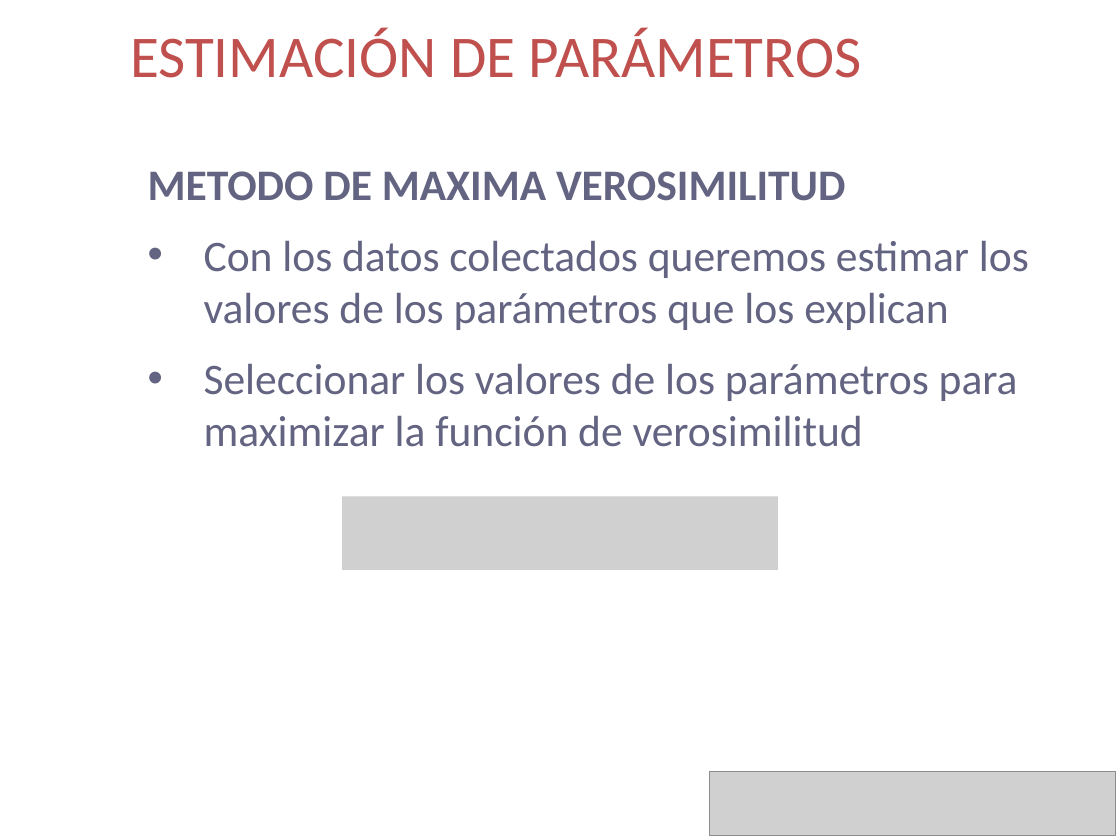
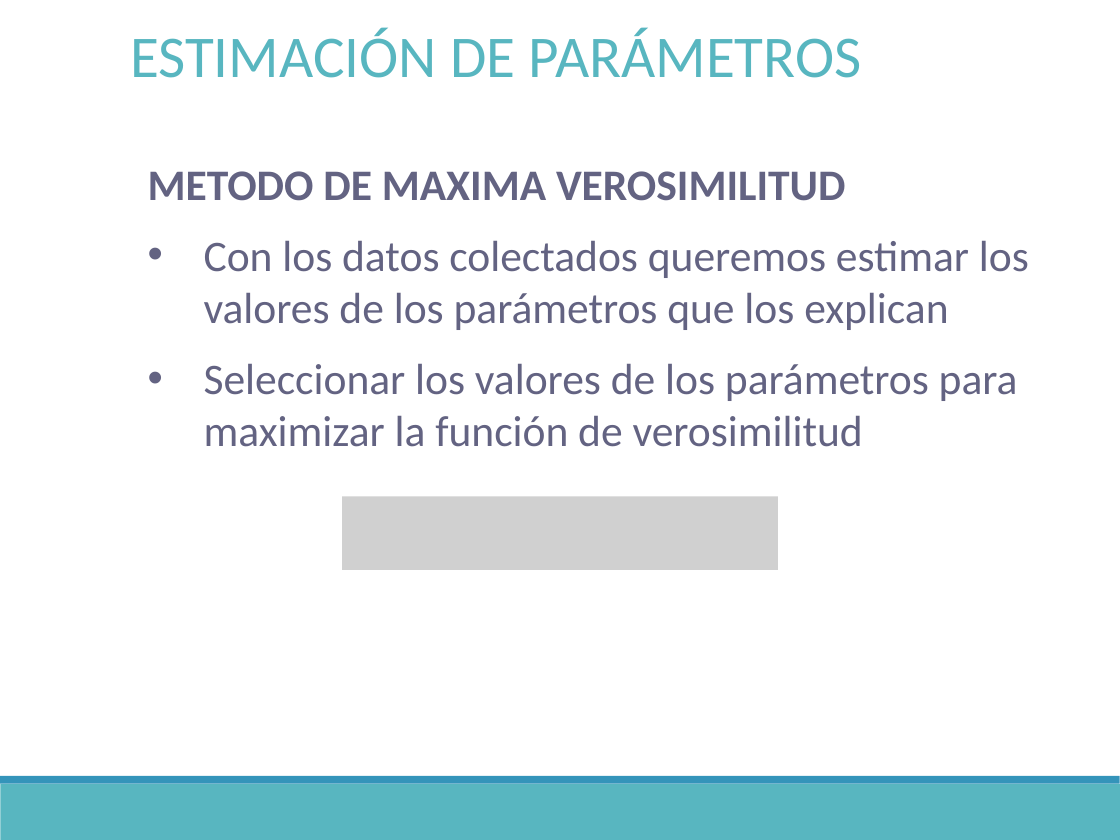
Before and after one commit to DrIgoA/Curso-Ocupacion23, a slide deck: slide 24 of Modulo 2_Occupacion2023.pptx. Drawn at 1120x840 pixels with LibreOffice and Linux fonts; fonts in the diff are those of the drawing; grey boxes stand for pictures; background and template pictures are left out. Boxes give left, top, right and bottom in pixels: in the first picture for what was removed or moved away, otherwise in the second. Text is boxed around its words. In the diff, an @@ line names an element or a change of style, - is before the commit and + after.

```diff
--- a/Modulo 2_Occupacion2023.pptx
+++ b/Modulo 2_Occupacion2023.pptx
@@ text "ESTIMACIÓN DE PARÁMETROS" at (130, 29, 862, 78): text colour #C0504D to #58B6C0 @@
@@ rectangle added at (0, 776, 1120, 784), fill #3494BA @@
@@ picture removed at (710, 772, 1116, 836) @@
@@ rectangle added at (0, 784, 1120, 840), fill #58B6C0 @@
```
Also in this commit, not shown: 28 other slides changed, 1 other file.
